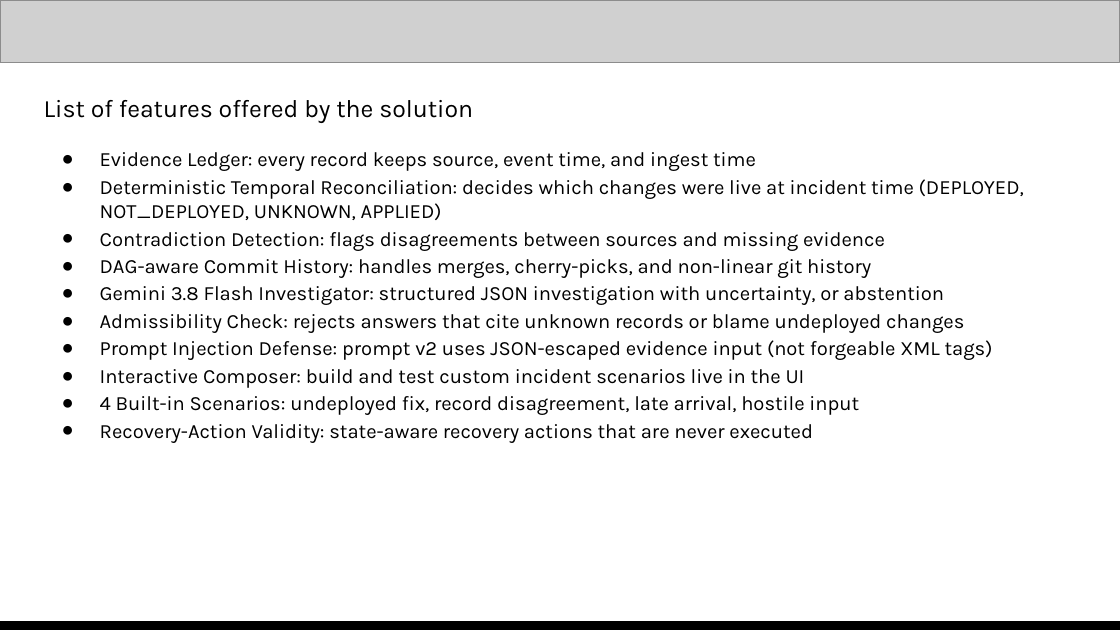
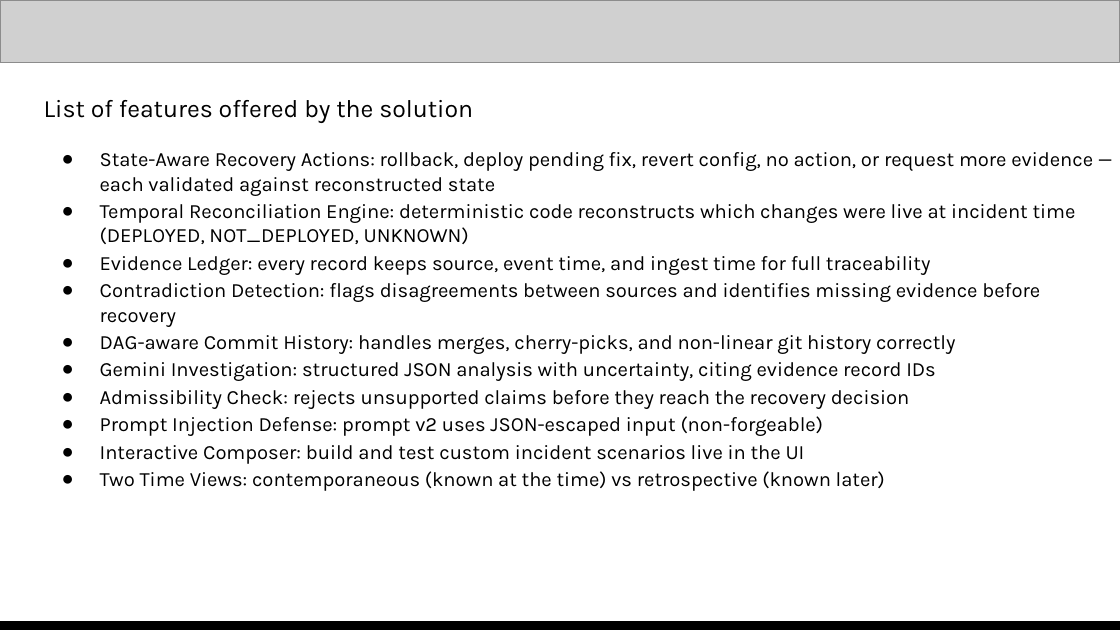
Before and after one commit to Akshada-Porje/MetisRealityGraph, a slide deck: slide 5 of MetisRealityGraph.pptx. Drawn at 1120x630 pixels with LibreOffice and Linux fonts; fonts in the diff are those of the drawing; grey boxes stand for pictures. Boxes give left, top, right and bottom in pixels: in the first picture for what was removed or moved away, otherwise in the second. Text is boxed around its words. In the diff, an @@ line names an element or a change of style, - is before the commit and + after.

```diff
--- a/MetisRealityGraph.pptx
+++ b/MetisRealityGraph.pptx
@@ text at (x1=100, y1=152, x2=1093, y2=436): text changed @@
-● Evidence Ledger: every record keeps source, event time, and ingest time
-● Deterministic Temporal Reconciliation: decides which changes were live at incident time (DEPLOYED, NOT_DEPLOYED, UNKNOWN, APPLIED)
-● Contradiction Detection: flags disagreements between sources and missing evidence
-● DAG-aware Commit History: handles merges, cherry-picks, and non-linear git history
-● Gemini 3.8 Flash Investigator: structured JSON investigation with uncertainty, or abstention
-● Admissibility Check: rejects answers that cite unknown records or blame undeployed changes
-● Prompt Injection Defense: prompt v2 uses JSON-escaped evidence input (not forgeable XML tags)
+● State-Aware Recovery Actions: rollback, deploy pending fix, revert config, no action, or request more evidence — each validated against reconstructed state
+● Temporal Reconciliation Engine: deterministic code reconstructs which changes were live at incident time (DEPLOYED, NOT_DEPLOYED, UNKNOWN)
+● Evidence Ledger: every record keeps source, event time, and ingest time for full traceability
+● Contradiction Detection: flags disagreements between sources and identifies missing evidence before recovery
+● DAG-aware Commit History: handles merges, cherry-picks, and non-linear git history correctly
+● Gemini Investigation: structured JSON analysis with uncertainty, citing evidence record IDs
+● Admissibility Check: rejects unsupported claims before they reach the recovery decision
+● Prompt Injection Defense: prompt v2 uses JSON-escaped input (non-forgeable)
@@ text at (x1=100, y1=471, x2=885, y2=491): text changed @@
-● 4 Built-in Scenarios: undeployed fix, record disagreement, late arrival, hostile input
-● Recovery-Action Validity: state-aware recovery actions that are never executed
+● Two Time Views: contemporaneous (known at the time) vs retrospective (known later)
```
Also in this commit, not shown: 11 other slides changed.
